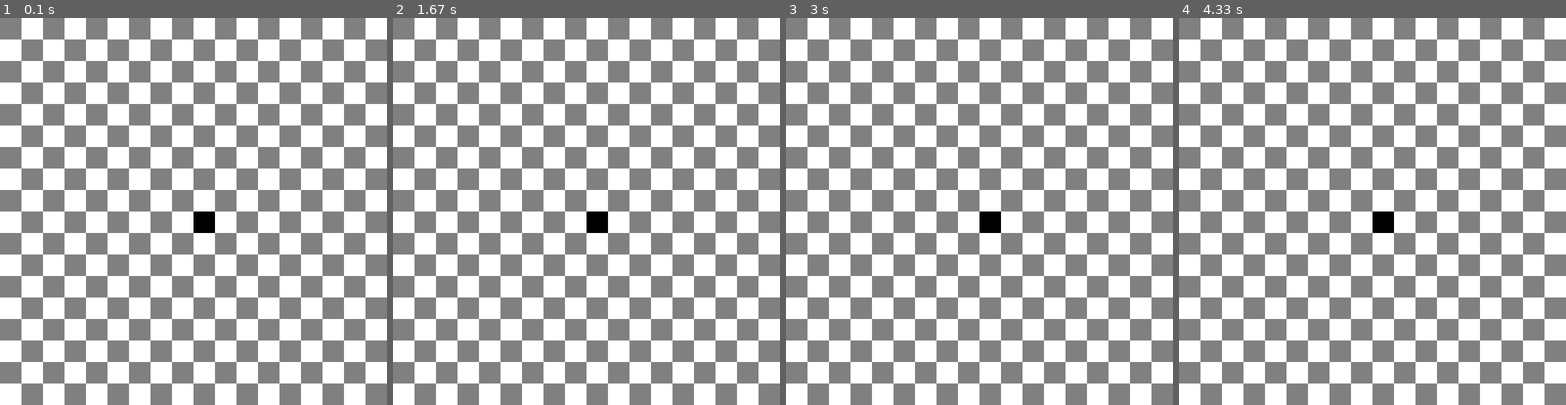
Above: before the commit, frames 1-4 (left to right).
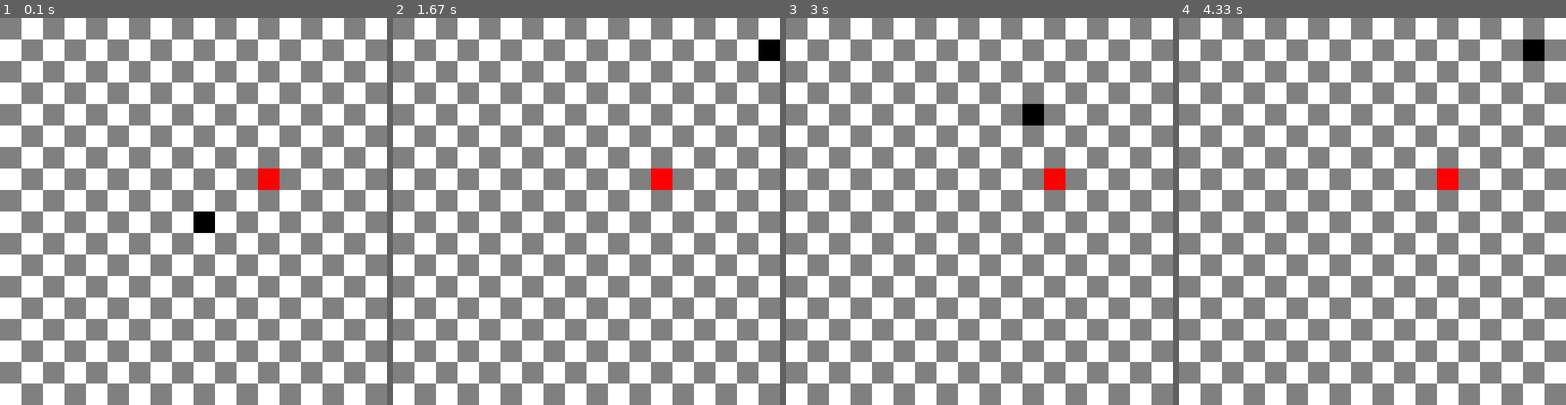
Above: after the commit, the same moments.

Repository: dimon-ton/pygame_course
Game: pygame game, started from snaketut/snaketut.py
The game is run twice, just before and just after one commit, with the same random seed, the same clock (stepped at 60 frames per second) and the same inputs.
Inputs:
- Up to frame 1 (0.1 s): no input
- Up to frame 2 (1.67 s): hold Right 0.33-0.8 s; hold Up 0.83-1.13 s; hold Right 1.17-1.63 s
- Up to frame 3 (3 s): hold Left 1.67-2.2 s; hold Down 2.23-2.53 s; hold Left 2.57-2.97 s
- Up to frame 4 (4.33 s): hold Up 3-3.37 s; hold Right 3.4-4.03 s; hold Down from 4.07 s (still down)

The runs differ from the first frame. In frame 1, 0.3% of the frame differs, in the area x 66-73%, y 38-45%; in frame 2, 0.9%, in the area x 50-100%, y 5-56%; in frame 3, 0.9%; in frame 4, 0.9%.

Commit message:
learning EP.11 seek at 1:21:40

Diff:
--- a/snaketut/snaketut.py
+++ b/snaketut/snaketut.py
@@ -41,19 +41,88 @@
         self.length = 1
         self.positions = [((screen_width/2),(screen_height/2))]
         self.color = (0,0,0)
+        self.direction = random.choice([up, down, left, right])
 
     def draw(self, surface):
         for i in self.positions:
             rect = pygame.Rect((i[0], i[1]), (tile_size, tile_size))
             pygame.draw.rect(surface, self.color, rect)
 
+    def get_head_positions(self):
+        return self.positions[0]
+
+
+    def turn(self, point):
+        if self.length > 1 and (point[0]*-1, point[1]*-1) == self.direction:
+            return
+
+        else:
+            self.direction = point
+
+
+
+    def move(self):
+        head = self.get_head_positions()
+        x,y = self.direction
+        new = (((head[0] + (x*tile_size)) % screen_width), (head[1] + (y*tile_size)) % screen_height)
+        # check if snake head hits it's own body or not
+        if len(self.positions) > 2 and new in self.positions[2:]:
+            self.reset() # game over function
+
+
+        else: # the head move then remove the tail
+            self.positions.insert(0, new)
+            if len(self.positions) > self.length:
+                self.positions.pop()
+
+
+
+    def input_key(self):
+        for event in pygame.event.get():
+            if event.type == pygame.QUIT:
+                pygame.quit()
+                sys.exit()
+
+            if event.type == pygame.KEYDOWN:
+                if event.key == pygame.K_UP:
+                    self.turn(up)
+
+                if event.key == pygame.K_DOWN:
+                    self.turn(down)
+
+                if event.key == pygame.K_LEFT:
+                    self.turn(left)
+
+                if event.key == pygame.K_RIGHT:
+                    self.turn(right)
+
+class Food():
+    def __init__(self):
+        self.position = (0,0)
+        self.color = (255,0,0)
+        self.random_position()
+
+    def random_position(self):
+        self.position = (random.randint(0, int(tile_width - 1)) * tile_size, random.randint(0, int(tile_height - 1)) * tile_size)
+
+
+    def draw(self, surface):
+        rect = pygame.Rect((self.position[0], self.position[1]), (tile_size, tile_size))
+        pygame.draw.rect(surface, self.color, rect)
+
 snake = Snake()
-
+food = Food()
 
 while(True):
     draw_grid(screen)
     snake.draw(screen)
+    snake.move()
+    snake.input_key()
+    if snake.get_head_positions() == food.position:
+        snake.length += 1
+        # snake.score += 1
 
+    food.draw(screen)
     pygame.display.update()
 
     clock.tick(10) # can affect difficulty
